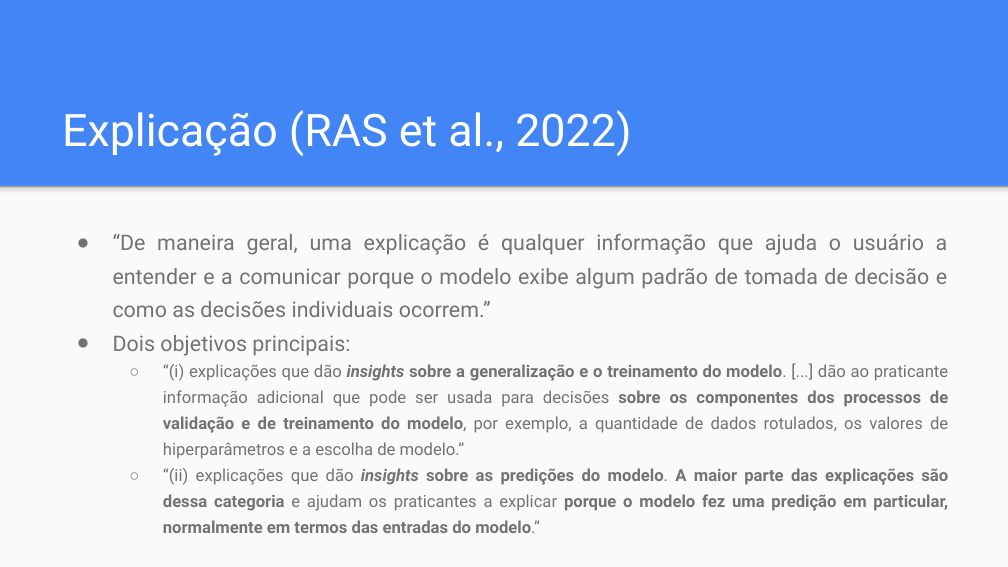
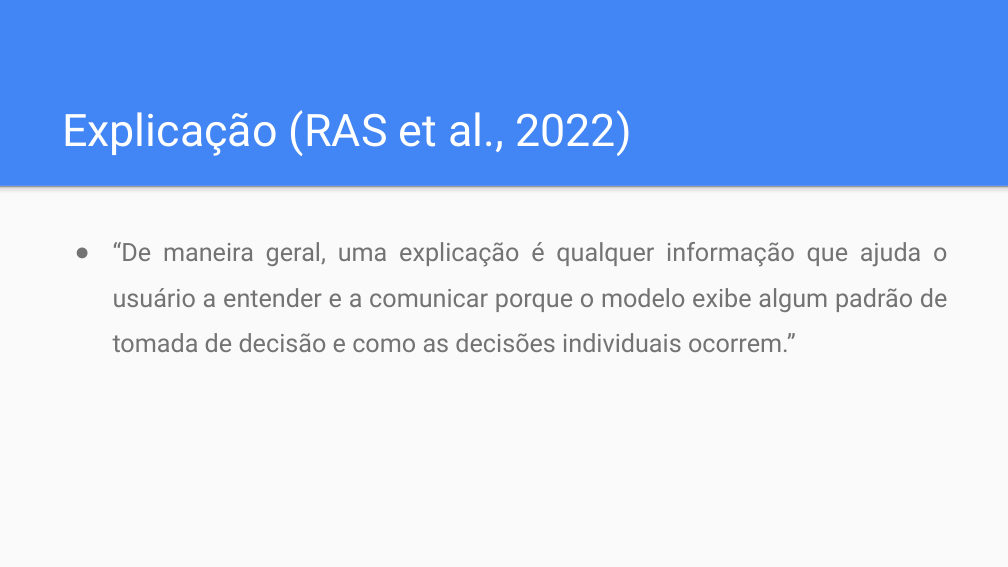
Before and after one commit to danieldasilvacosta/pucrio--vc--trabalhos--2022.2, a slide deck: slide 4 of Trabalho Final - Daniel da Silva Costa/Trabalho Final - Daniel da Silva Costa.pptx. Drawn at 1008x567 pixels with LibreOffice and Linux fonts; fonts in the diff are those of the drawing. Boxes give left, top, right and bottom in pixels: in the first picture for what was removed or moved away, otherwise in the second. Text is boxed around its words. In the diff, an @@ line names an element or a change of style, - is before the commit and + after.

```diff
--- a/Trabalho Final - Daniel da Silva Costa/Trabalho Final - Daniel da Silva Costa.pptx
+++ b/Trabalho Final - Daniel da Silva Costa/Trabalho Final - Daniel da Silva Costa.pptx
@@ text "“De maneira geral, uma explicação ..." at [113, 242, 948, 352]: size 15.3 to 18 pt; indent changed; line spacing 1.3 to 1.5 @@
@@ text at [113, 335, 948, 533]: paragraphs removed @@
-● Dois objetivos principais:
-  ○ “(i) explicações que dão insights sobre a generalização e o treinamento do modelo. [...] dão ao praticante informação adicional que pode ser usada para decisões sobre os componentes dos processos de validação e de treinamento do modelo, por exemplo, a quantidade de dados rotulados, os valores de hiperparâmetros e a escolha de modelo.”
-  ○ “(ii) explicações que dão insights sobre as predições do modelo. A maior parte das explicações são dessa categoria e ajudam os praticantes a explicar porque o modelo fez uma predição em particular, normalmente em termos das entradas do modelo.”
```
Also in this commit, not shown: 4 other slides changed, 9 slides added, 2 other files.
